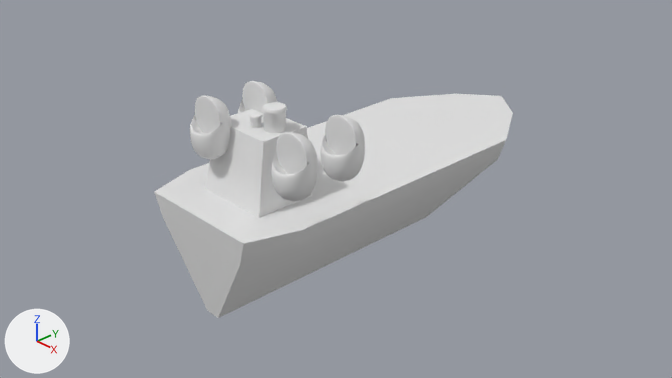
One commit to the Blender file Models/Ship.blend: the scene before it, then after it.
Camera for both pictures: the file's camera 'Camera'. Arrows for +X, +Y and +Z are at lower left; the lights stay in place.

Names of what the first picture shows: 'Cabin', 'ChimneyLarge', 'ChimneySmall', 'Hull-col'.
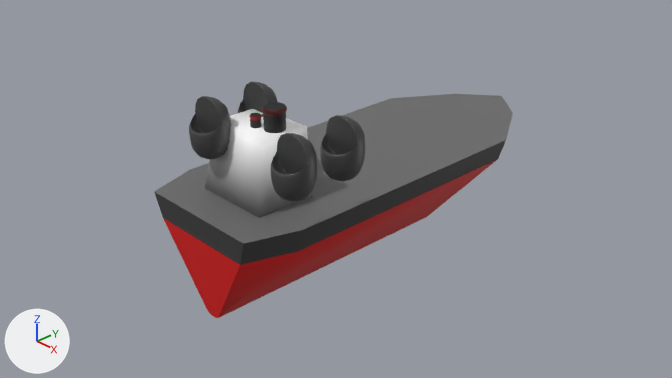
Where the change shows, as pixel boxes [x1, y1, x2, y2] in the pictures (672 x 378 px):
'Hull-col', recoloured, surface changed
    both: [154, 94, 513, 318]
'ChimneySmall', recoloured (grey to black)
    both: [189, 81, 365, 202]
'Cabin', recoloured, surface changed (white to grey)
    both: [205, 109, 312, 218]
'ChimneyLarge', recoloured
    both: [249, 102, 287, 133]

What changed in the scene script:
```text
Add img_shiptexture_png:
    img_shiptexture_png = load_image('ShipTexture.png', 'ShipTexture.png', 64, 64, 'sRGB')
Add mat_ship:
    mat_ship = principled_material('Ship')
    mat_ship.texture = img_shiptexture_png
Change me_cube:
    used by ob_hull_col; location = (0.0, 0.0, 0.0)
    remove me_cube.from_pydata(...)  # 25 vertices, 20 faces; spans x -1.0..0.0, y -2.02..3.2, z -1.0..0.3
    remove me_cube.materials.append(mat_material)  # white #e7e7e7
    add me_cube.from_pydata(...)  # 25 vertices, 20 faces; spans x -1.0..0.0, y -2.02..3.2, z -1.02..0.3
    me_cube part 1: texture (UV) coordinates of 20 of 20 faces, centred in x -0.95..-0.02, y -2.01..2.93, z -1.0..0.3, changed; they spanned u 0.12..0.88, v 0.0..1.0 and now span u 0.03..0.71, v 0.53..0.98
    add me_cube.materials.append(mat_ship)  # picture img_shiptexture_png
Change me_cube_002:
    where me_cube_002.from_pydata(...)  # 8 vertices, 6 faces; spans x -0.5..0.5, y -1.6..-0.8, z 0.1..1.1
    used by ob_cabin; location = (0.0, 0.0, 0.0)
    me_cube_002 part 2: texture (UV) coordinates of 6 of 6 faces, centred in x -0.453..0.453, y -1.5..-0.8, z 0.1..1.1, changed; they spanned u 0.12..0.88, v 0.0..1.0 and now span u 0.72..0.78, v 0.78..0.98
    add me_cube_002.materials.append(mat_ship)  # picture img_shiptexture_png
Change me_cylinder:
    where me_cylinder.from_pydata(...)  # 160 vertices, 132 faces; spans x -0.046..0.352, y -1.256..-0.958, z 0.9..1.36
    add me_cylinder.materials.append(mat_ship)  # picture img_shiptexture_png
Change me_plane_004:
    where me_plane_004.from_pydata(...)  # 6 vertices, 0 faces, 5 loose edges; spans x -0.34, y -0.907..-0.87, z 0.68..1.206
    add me_plane_004.materials.append(mat_ship)  # picture img_shiptexture_png
```
